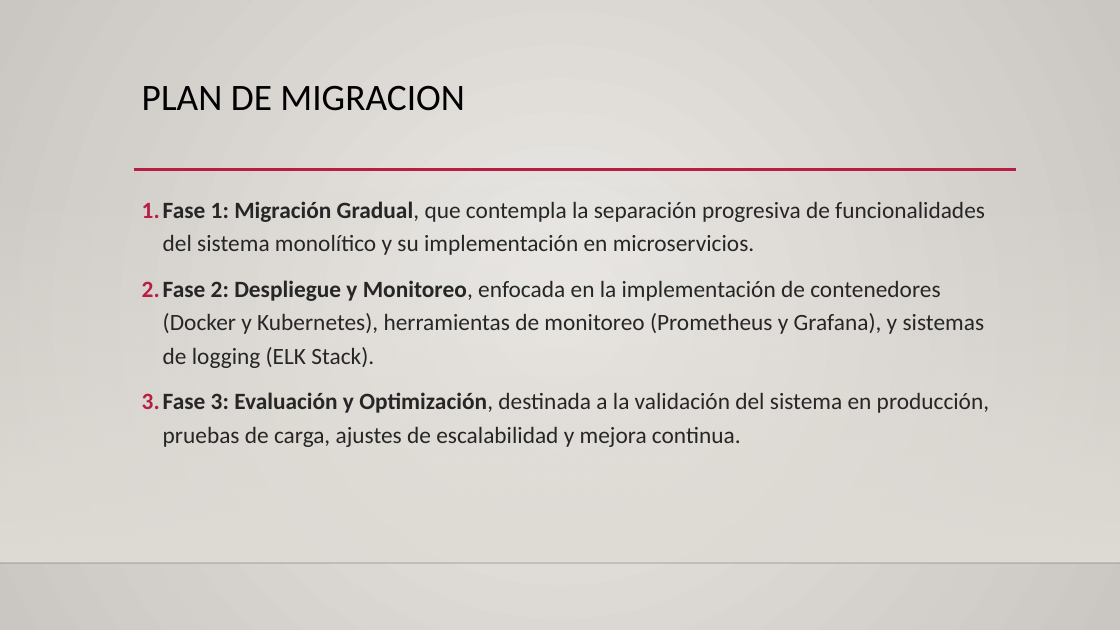
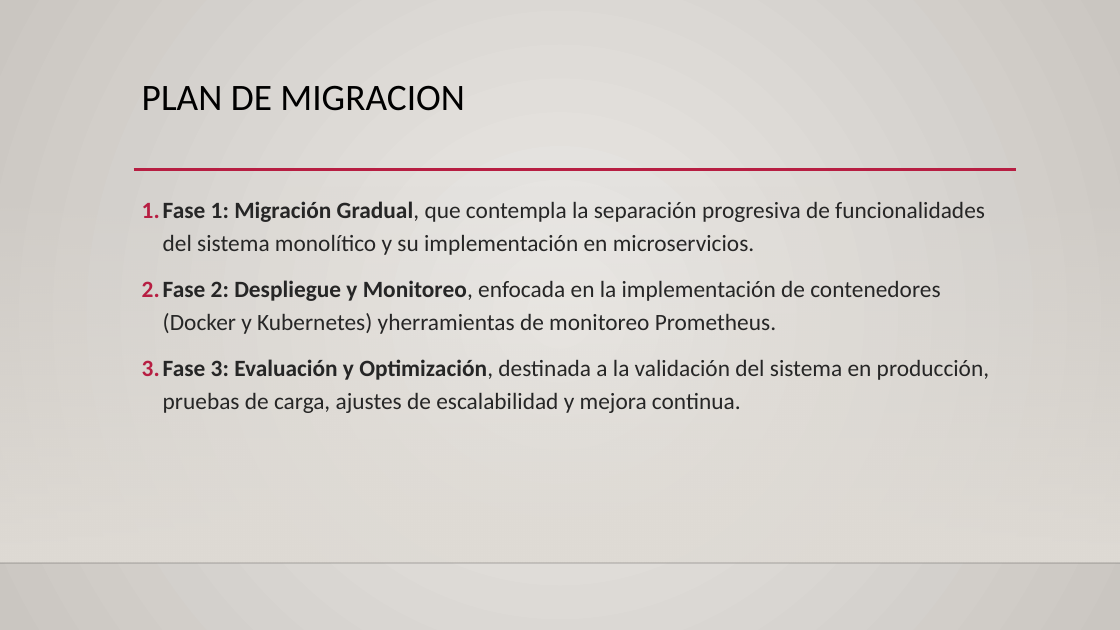
Before and after one commit to VicenteAlfaroS/Experiencia-1-Caso-3-nombre-Vicente-Alfaro, a slide deck: slide 12 of Presentacion caso 3.pptx. Drawn at 1120x630 pixels with LibreOffice and Linux fonts; fonts in the diff are those of the drawing; background and template pictures are left out. Boxes give left, top, right and bottom in pixels: in the first picture for what was removed or moved away, otherwise in the second. Text is boxed around its words. In the diff, an @@ line names an element or a change of style, - is before the commit and + after.

```diff
--- a/Presentacion caso 3.pptx
+++ b/Presentacion caso 3.pptx
@@ text at (163, 280, 940, 334): text changed @@
-2. Fase 2: Despliegue y Monitoreo, enfocada en la implementación de contenedores (Docker y Kubernetes), herramientas de monitoreo (Prometheus y Grafana), y sistemas de logging (ELK Stack).
+2. Fase 2: Despliegue y Monitoreo, enfocada en la implementación de contenedores (Docker y Kubernetes) yherramientas de monitoreo Prometheus.
```
